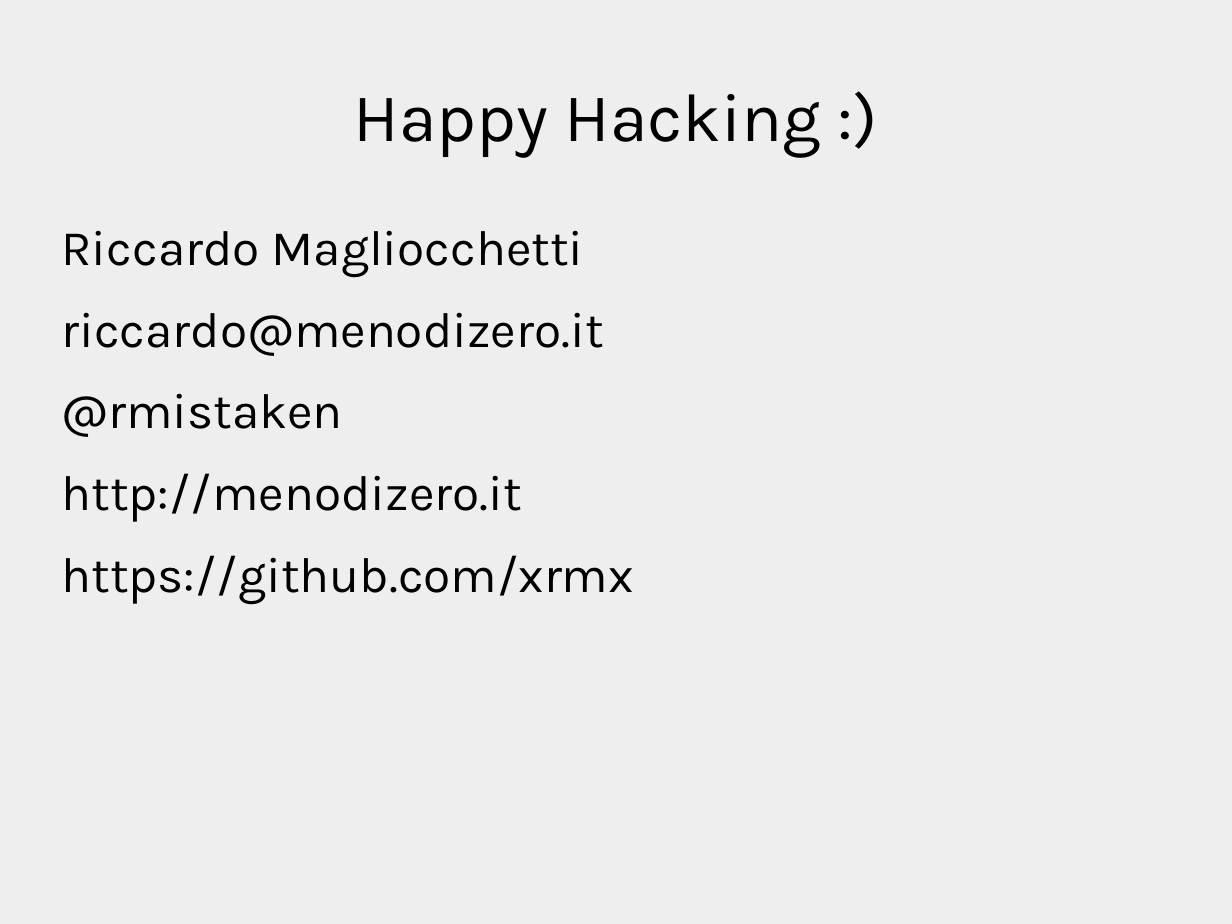
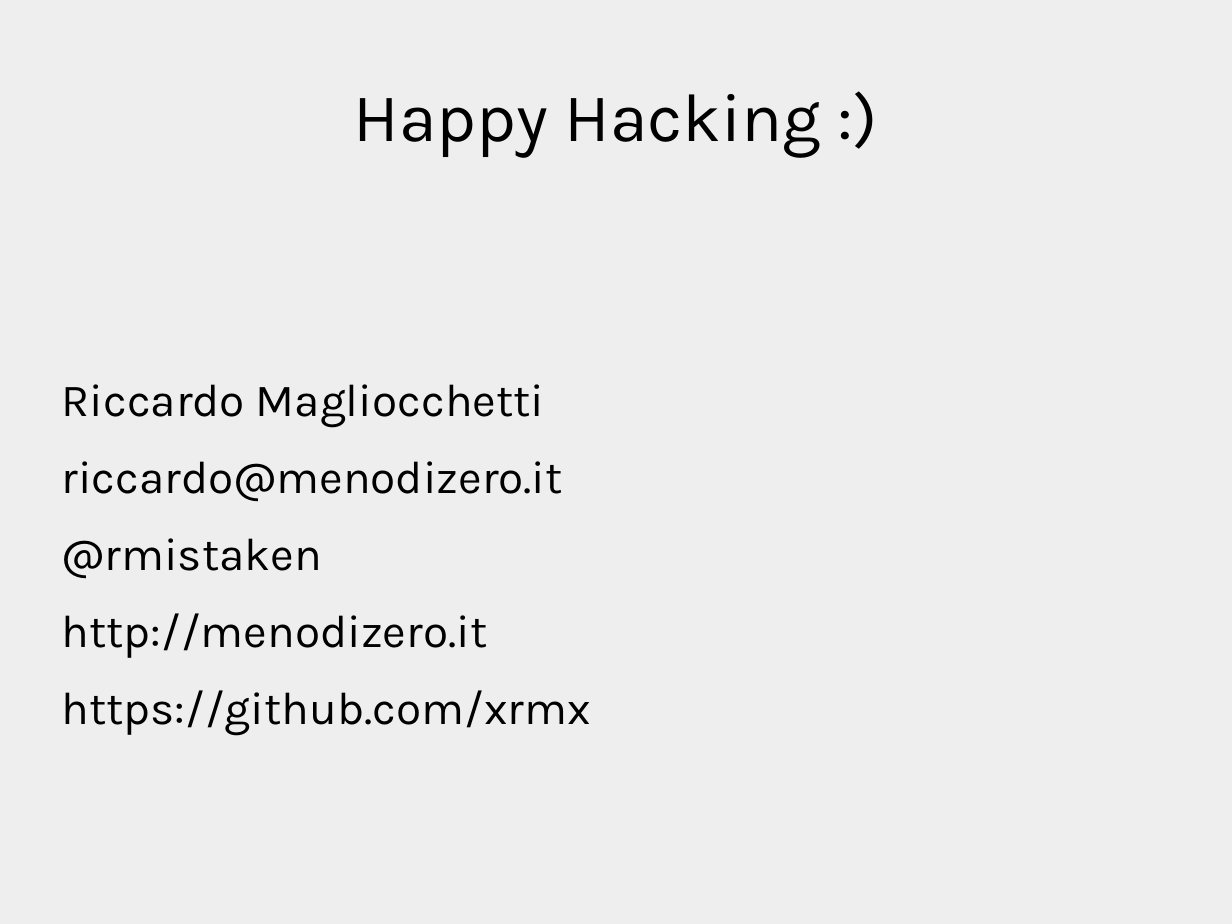
Before and after one commit to xrmx/tcs-sviluppocollaborativo, a slide deck: slide 35 of sviluppo.odp. Drawn at 1232x924 pixels with LibreOffice and Linux fonts; fonts in the diff are those of the drawing. Boxes give left, top, right and bottom in pixels: in the first picture for what was removed or moved away, otherwise in the second. Text is boxed around its words. In the diff, an @@ line names an element or a change of style, - is before the commit and + after.

```diff
--- a/sviluppo.odp
+++ b/sviluppo.odp
@@ text "Riccardo Magliocchetti" at box(62, 384, 591, 735): size 32 to 29.6 pt @@
```
Also in this commit, not shown: 10 other slides changed, 1 slide added, 1 slide removed, 1 other file.
